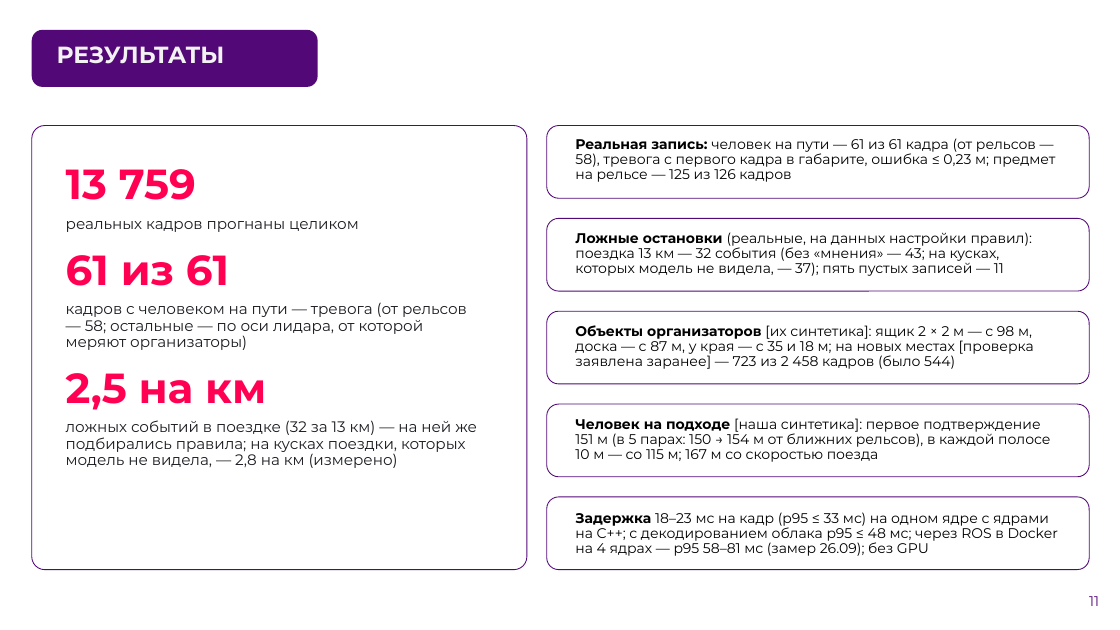
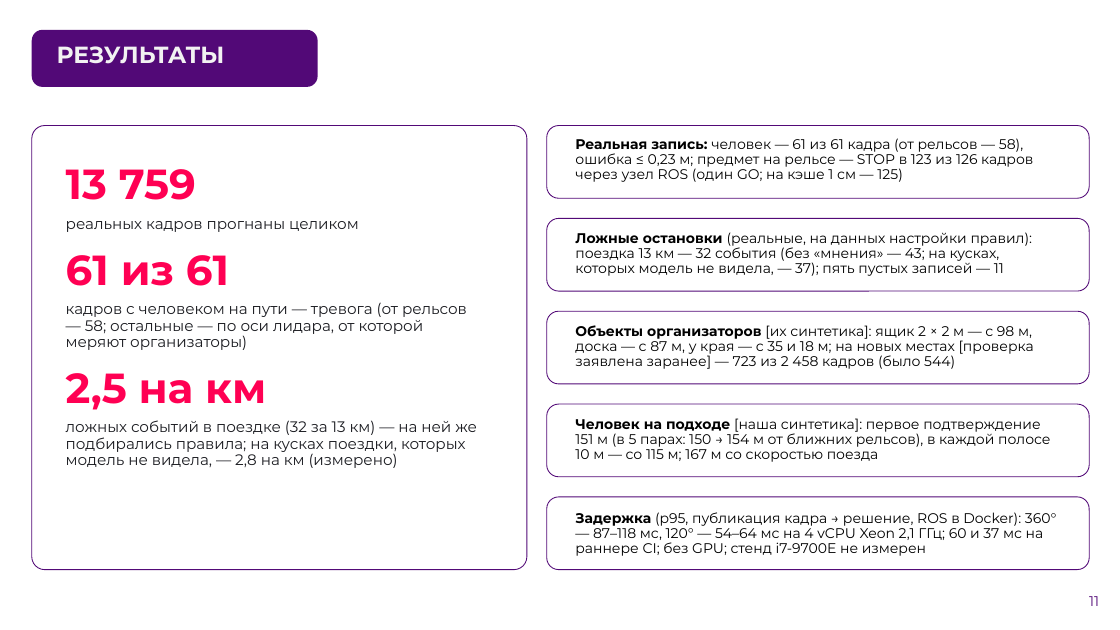
Before and after one commit to pmixay/ReSense, a slide deck: slide 11 of docs/presentation/ReSense_LCT2026.pptx. Drawn at 1120x630 pixels with LibreOffice and Linux fonts; fonts in the diff are those of the drawing; background and template pictures are left out. Boxes give left, top, right and bottom in pixels: in the first picture for what was removed or moved away, otherwise in the second. Text is boxed around its words. In the diff, an @@ line names an element or a change of style, - is before the commit and + after.

```diff
--- a/docs/presentation/ReSense_LCT2026.pptx
+++ b/docs/presentation/ReSense_LCT2026.pptx
@@ text at [575, 138, 1033, 182]: text changed @@
-Реальная запись: человек на пути — 61 из 61 кадра (от рельсов — 58), тревога с первого кадра в габарите, ошибка ≤ 0,23 м; предмет на рельсе — 125 из 126 кадров
+Реальная запись: человек — 61 из 61 кадра (от рельсов — 58), ошибка ≤ 0,23 м; предмет на рельсе — STOP в 123 из 126 кадров через узел ROS (один GO; на кэше 1 см — 125)
@@ text at [575, 512, 1057, 556]: text changed @@
-Задержка 18–23 мс на кадр (p95 ≤ 33 мс) на одном ядре с ядрами на C++; с декодированием облака p95 ≤ 48 мс; через ROS в Docker на 4 ядрах — p95 58–81 мс (замер 26.09); без GPU
+Задержка (p95, публикация кадра → решение, ROS в Docker): 360° — 87–118 мс, 120° — 54–64 мс на 4 vCPU Xeon 2,1 ГГц; 60 и 37 мс на раннере CI; без GPU; стенд i7-9700E не измерен
```
Also in this commit, not shown: 8 other slides changed, 6 other files.
